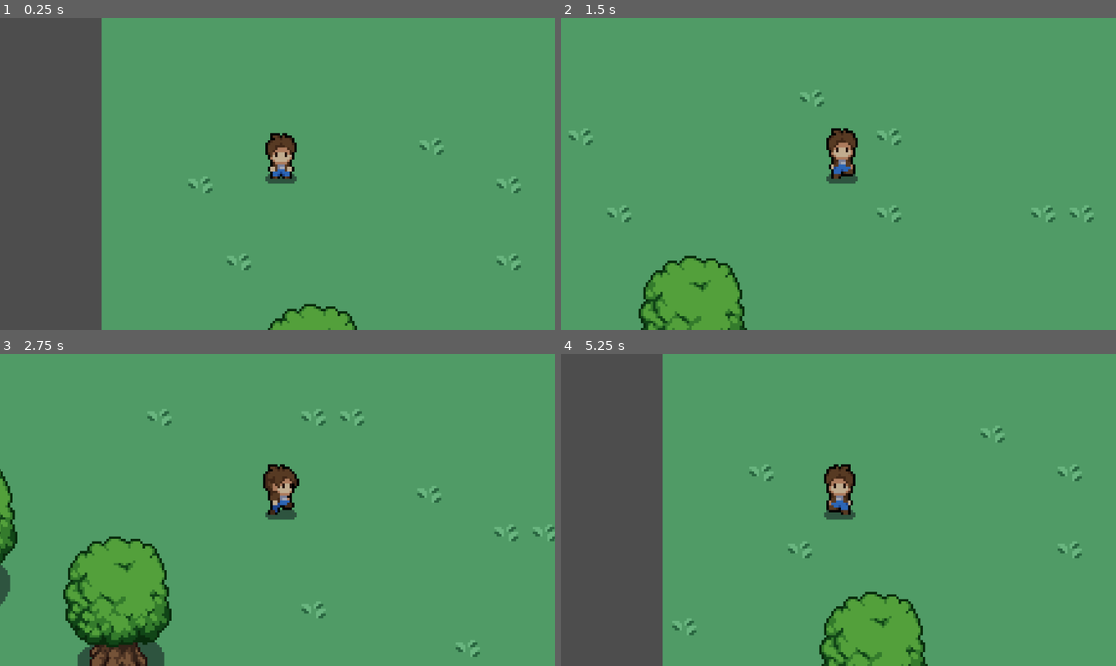
Above: before the commit, frames 1-4 (two rows, left to right).
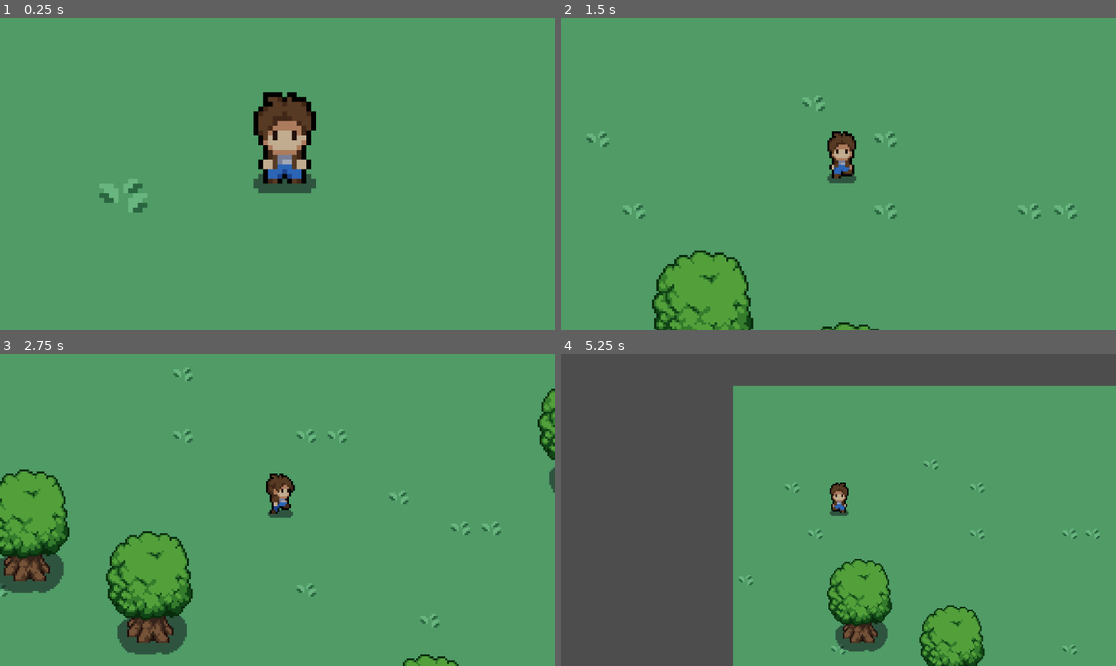
Above: after the commit, the same moments.

Repository: mango-gremlin/arch-enemies
Game: Godot game, scene res://scenes/world.tscn
The game is run twice, just before and just after one commit, with the same random seed, the same clock (stepped at 60 frames per second) and the same inputs.
Inputs (mouse positions are in pixels of both pictures, inside the frame that each line leads up to):
- Up to frame 1 (0.25 s): no input
- Up to frame 2 (1.5 s): move the mouse to (960, 158) at 0.52 s; hold D (move_right) 0.53-1.28 s; hold Mouse wheel down (zoom_in, bound only after the commit) 0.53-1.28 s; tap Mouse wheel up (zoom_in, bound only before the commit) at 0.8, 1.35 s; move the mouse to (727, 189) at 1.27 s; hold S (move_down) from 1.28 s (still down)
- Up to frame 3 (2.75 s): tap Mouse wheel down (zoom_in, bound only after the commit) at 1.55 s; move the mouse to (333, 441) at 2.02 s; release S (move_down) at 2.03 s; hold D (move_right) from 2.03 s (still down); hold Mouse wheel down (zoom_in, bound only after the commit) from 2.03 s (still down); tap Mouse wheel up (zoom_in, bound only before the commit) at 2.3 s
- Up to frame 4 (5.25 s): move the mouse to (810, 572) at 2.77 s; release D (move_right) at 2.78 s; release Mouse wheel down (zoom_in, bound only after the commit) at 2.78 s; hold W (move_up) 2.78-3.53 s; tap Mouse wheel up (zoom_in, bound only before the commit) at 2.85, 3.8, 4.35 s; tap Mouse wheel down (zoom_in, bound only after the commit) at 3.05, 4.55 s; move the mouse to (1005, 556) at 3.52 s; hold Mouse wheel down (zoom_in, bound only after the commit) 3.53-4.28 s; hold A (move_left) 3.53-5.03 s; move the mouse to (672, 463) at 4.27 s; move the mouse to (866, 510) at 5.02 s; hold S (move_down) from 5.03 s (still down); hold Mouse wheel down (zoom_in, bound only after the commit) from 5.03 s (still down)

The runs differ from the first frame. In frame 1, 23% of the frame differs, in the area x 0-94%, y 0-100%; in frame 2, 3.6%; in frame 3, 14%; in frame 4, 28%, in the area x 18-100%, y 0-100%.

Commit message:
added camera zooming

Diff:
--- a/testing_area/prototype_testing/overworld/project.godot
+++ b/testing_area/prototype_testing/overworld/project.godot
@@ -42,12 +42,13 @@
 }
 zoom_in={
 "deadzone": 0.5,
-"events": [Object(InputEventMouseButton,"resource_local_to_s …(115 unchanged characters)… alse,"meta_pressed":false,"button_mask":8,"position":Vector2(241, 18),"global_position":Vector2(245, 61),"factor":1.0,"button_index":4,"canceled":false,"pressed":true,"double_click":false,"script":null)
+"events": [Object(InputEventMouseButton,"resource_local_to_s …(115 unchanged characters)… alse,"meta_pressed":false,"button_mask":16,"position":Vector2(139, 19),"global_position":Vector2(143, 62),"factor":1.0,"button_index":5,"canceled":false,"pressed":true,"double_click":false,"script":null)
 ]
 }
 zoom_out={
 "deadzone": 0.5,
-"events": []
+"events": [Object(InputEventMouseButton,"resource_local_to_scene":false,"resource_name":"","device":-1,"window_id":0,"alt_pressed":false,"shift_pressed":false,"ctrl_pressed":false,"meta_pressed":false,"button_mask":8,"position":Vector2(150, 21),"global_position":Vector2(154, 64),"factor":1.0,"button_index":4,"canceled":false,"pressed":true,"double_click":false,"script":null)
+]
 }
 
 [rendering]
--- a/testing_area/prototype_testing/overworld/scenes/player.tscn
+++ b/testing_area/prototype_testing/overworld/scenes/player.tscn
@@ -307,7 +307,7 @@
 frame_progress = 0.136223
 offset = Vector2(0, -10)
 
-[node name="PlayerCamera" type="Camera2D" parent="."]
+[node name="Camera2D" type="Camera2D" parent="."]
 position = Vector2(-1, -3)
-zoom = Vector2(5, 5)
+zoom = Vector2(10, 10)
 script = ExtResource("3_y8j37")
--- a/testing_area/prototype_testing/overworld/script/ZoomCamera.gd
+++ b/testing_area/prototype_testing/overworld/script/ZoomCamera.gd
@@ -1,9 +1,22 @@
 extends Camera2D
 
-@export var MIN_ZOOM : float = 0.5
-@export var MAX_ZOOM : float = 0.5
+@export var MIN_ZOOM : float = 3
+@export var MAX_ZOOM : float = 15
 
-@export var ZOOM_SPEED : float = 0.5
-@export var ZOOM_DURATION : float = 0.5
+@export var ZOOM_SPEED : float = 1
+@export var ZOOM_DURATION : float = 0.2
 
 var current_zoom = 1
+
+func _set_current_zoom(value: float):
+	var tween = create_tween()
+	current_zoom = clamp(value, MIN_ZOOM, MAX_ZOOM)
+
+	tween.tween_property(self, "zoom", Vector2(current_zoom, current_zoom), ZOOM_DURATION).set_ease(Tween.EASE_IN).set_trans(Tween.TRANS_LINEAR).from_current()
+
+
+func _input(event):
+	if event.is_action_pressed("zoom_in"):
+		_set_current_zoom(current_zoom - ZOOM_SPEED)
+	if event.is_action_pressed("zoom_out"):
+		_set_current_zoom(current_zoom + ZOOM_SPEED)
